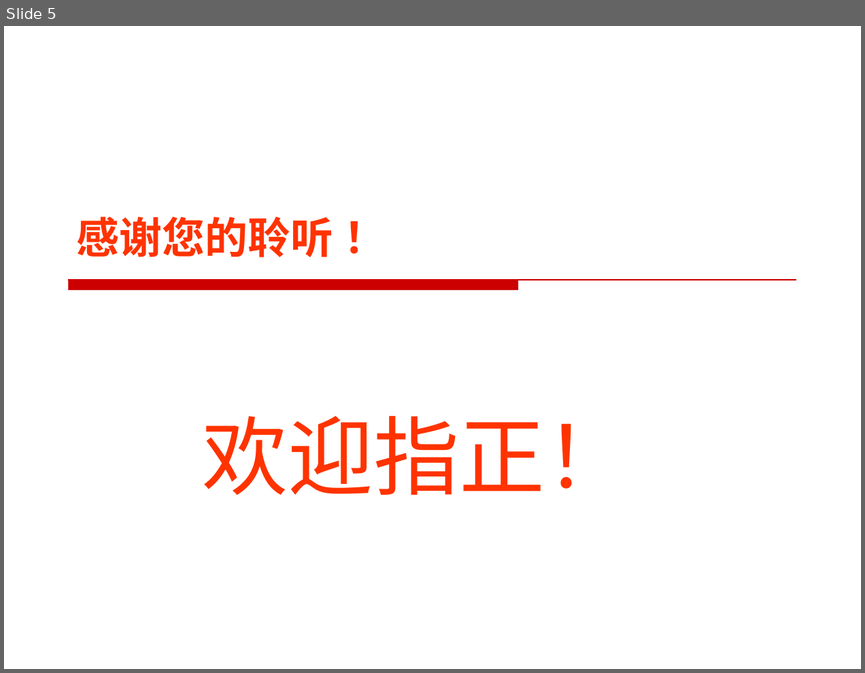
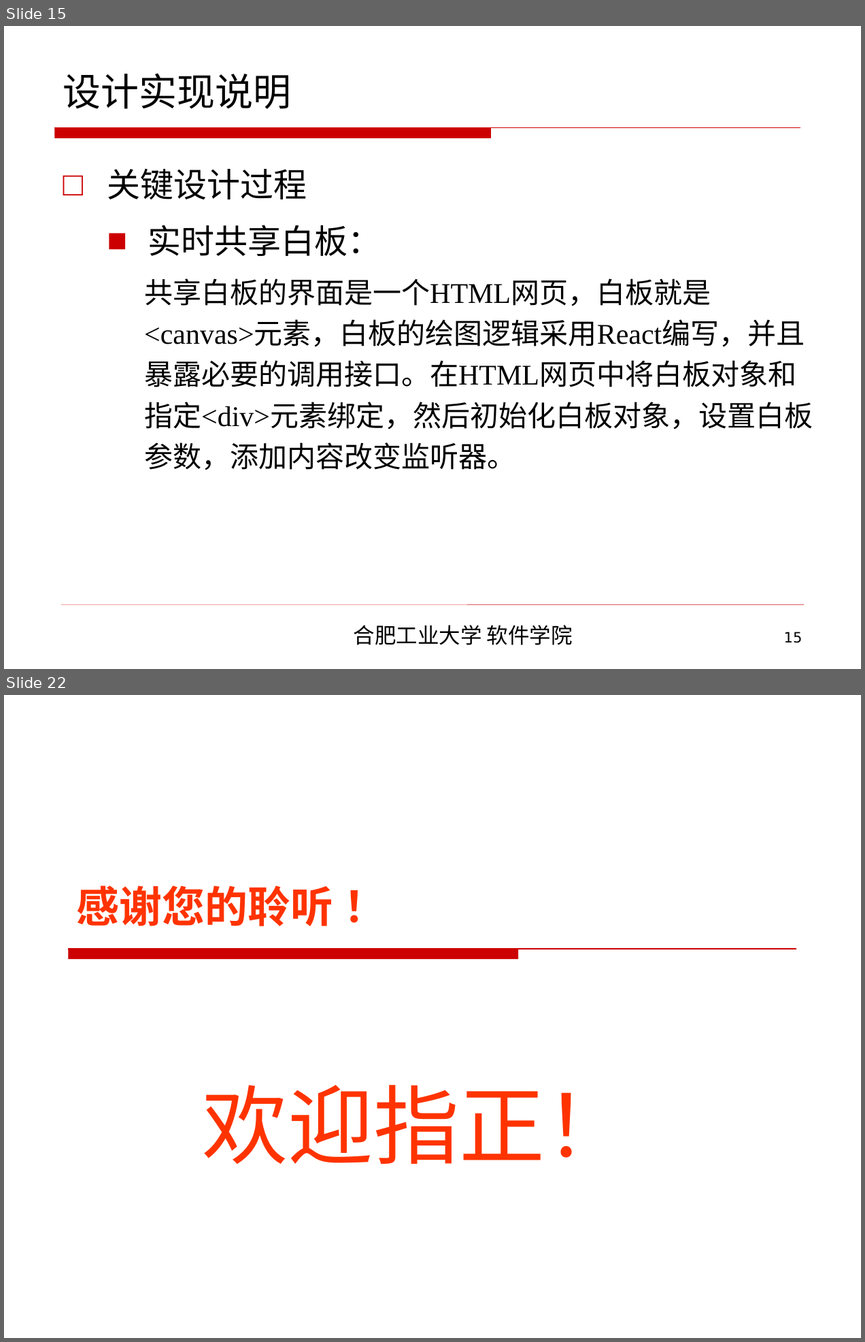
Before and after one commit to CodeDogandCat/master_proj, a slide deck: 2013214381李磊最终答辩/软件学院本科毕业设计毕业答辩.ppt. Shown one above the other, each under a label of ours: slide 5 before the commit, slides 15 and 22 after it; the slides between them are not shown. The pictures are 865x673 and 865x1342 pixels, drawn with LibreOffice and Linux fonts; fonts in the diff are those of the drawing; background and template pictures are left out. Boxes give left, top, right and bottom in pixels: in the first picture for what was removed or moved away, otherwise in the second. Text is boxed around its words. In the diff, an @@ line names an element or a change of style, - is before the commit and + after.

```diff
--- a/2013214381李磊最终答辩/软件学院本科毕业设计毕业答辩.ppt
+++ b/2013214381李磊最终答辩/软件学院本科毕业设计毕业答辩.ppt
@@ slide 15 added at box(4, 26, 861, 669), background picture (left out) @@
@@ title added at box(63, 73, 292, 109), 32 pt, text #000000 @@
+设计实现说明
@@ freeform shape added at box(54, 128, 800, 138), fill #CC0000, outline #CC0000 0.74 pt @@
@@ text added at box(107, 169, 813, 470), 24 pt, text #000000 @@
+□ 关键设计过程
+  ■ 实时共享白板：
+    共享白板的界面是一个HTML网页，白板就是<canvas>元素，白板的绘图逻辑采用React编写，并且暴露必要的调用接口。在HTML网页中将白板对象和指定<div>元素绑定，然后初始化白板对象，设置白板参数，添加内容改变监听器。
@@ line added from (61, 604) to (804, 604), #CC0000 0.26 pt @@
@@ text added at box(354, 624, 572, 645), 18 pt, text #000000 @@
+合肥工业大学 软件学院
@@ page number added at box(784, 631, 802, 643), 12 pt, text #000000 @@
+15
@@ what was slide 5 is now slide 22 @@
```
Also in this commit, not shown: 2 slides changed, 17 other slides added, 1 slide removed, 1 other file.
